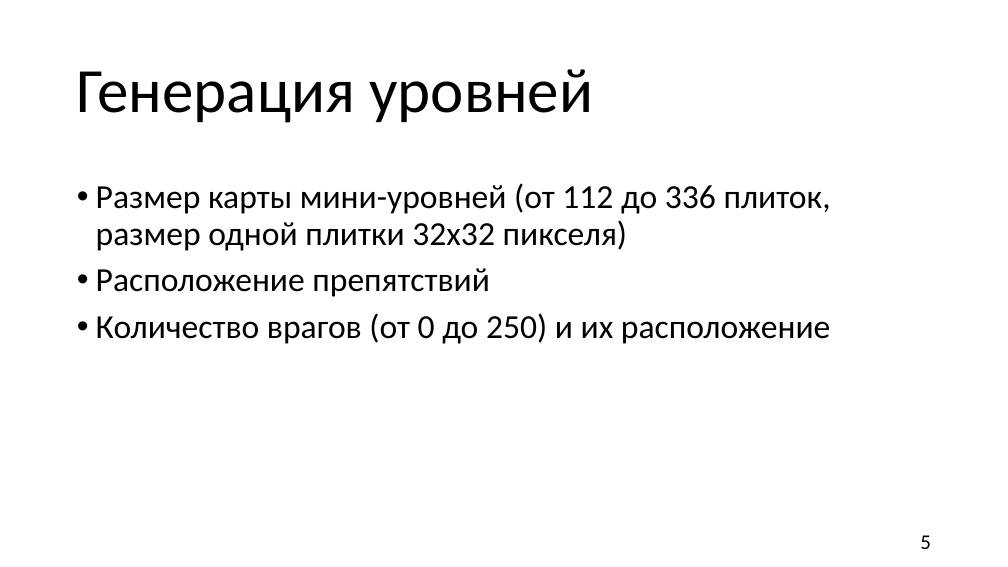
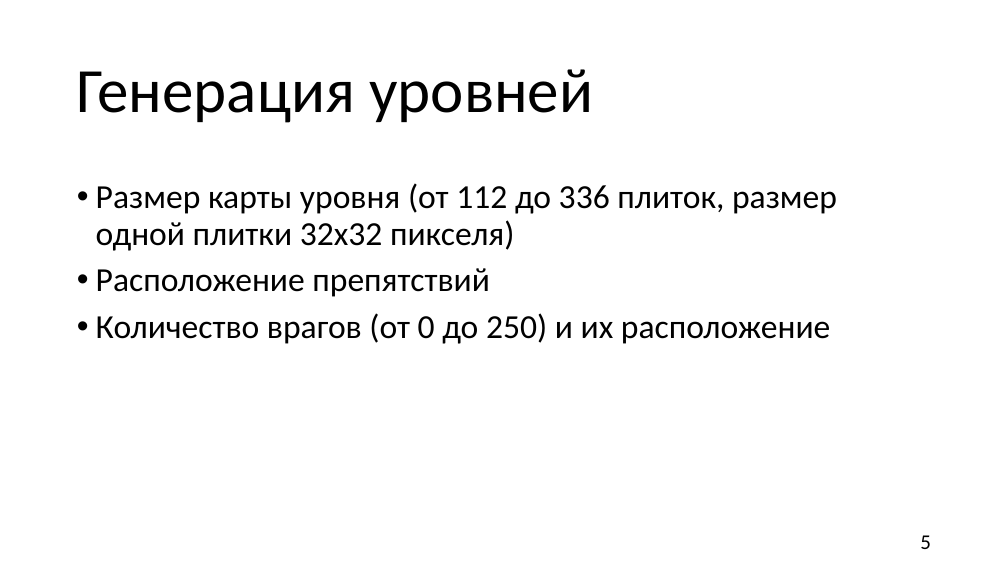
Before and after one commit to TiltInteractive/The-game-Resperation-, a slide deck: slide 5 of Б9121-09.03.03пикд_команда_4_презентация.pptx. Drawn at 1008x567 pixels with LibreOffice and Linux fonts; fonts in the diff are those of the drawing; background and template pictures are left out. Boxes give left, top, right and bottom in pixels: in the first picture for what was removed or moved away, otherwise in the second. Text is boxed around its words. In the diff, an @@ line names an element or a change of style, - is before the commit and + after.

```diff
--- a/Б9121-09.03.03пикд_команда_4_презентация.pptx
+++ b/Б9121-09.03.03пикд_команда_4_презентация.pptx
@@ text at (96, 183, 837, 251): text changed @@
-• Размер карты мини-уровней (от 112 до 336 плиток, размер одной плитки 32х32 пикселя)
+• Размер карты уровня (от 112 до 336 плиток, размер одной плитки 32х32 пикселя)
```
